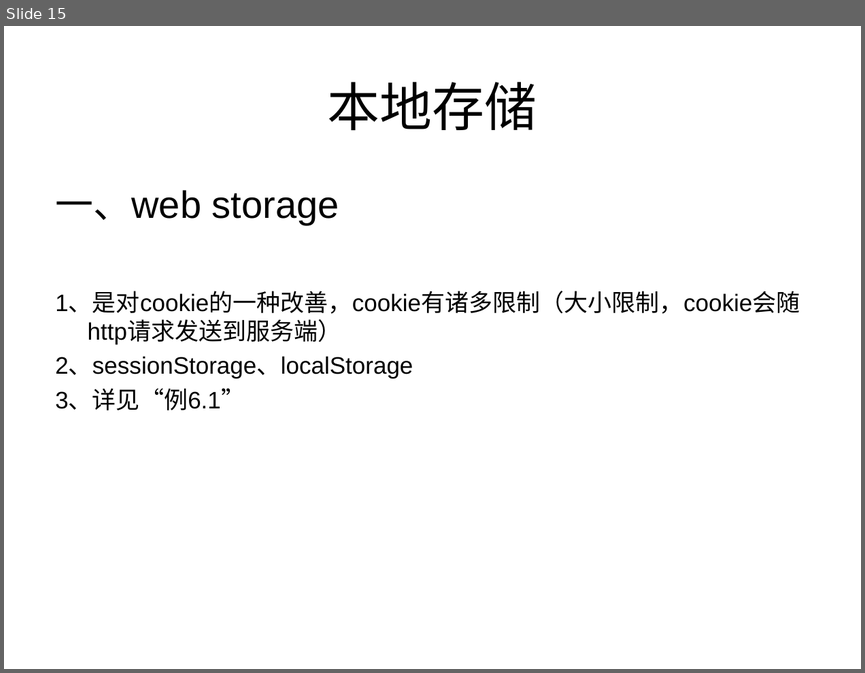
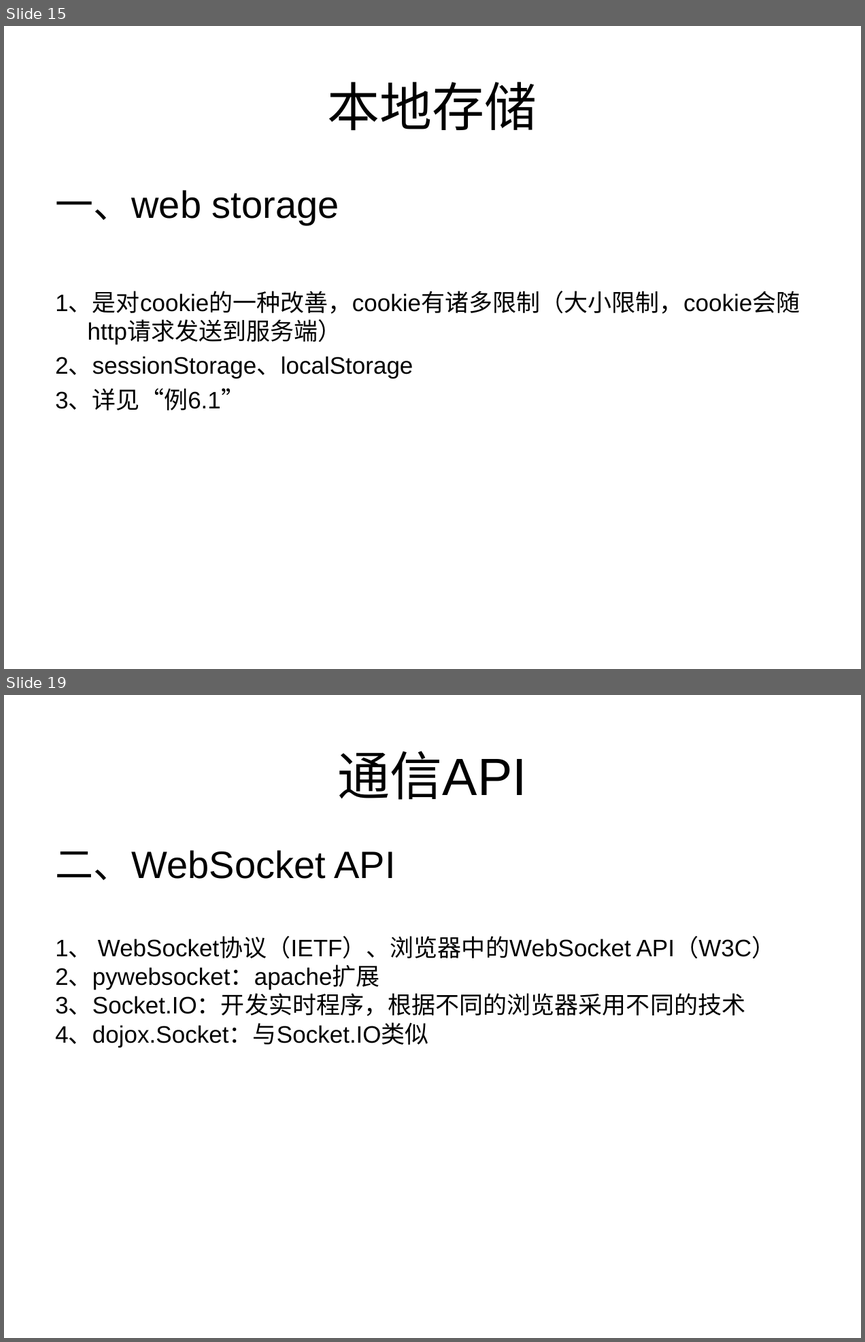
Before and after one commit to testuser2213/tom-wang-manual, a slide deck: manual/html5/share/关于HTML5的分享.ppt. Shown one above the other, each under a label of ours: slide 15 before the commit, slides 15 and 19 after it; the slides between them are not shown. The pictures are 865x673 and 865x1342 pixels, drawn with LibreOffice and Linux fonts; fonts in the diff are those of the drawing. Boxes give left, top, right and bottom in pixels: in the first picture for what was removed or moved away, otherwise in the second. Text is boxed around its words. In the diff, an @@ line names an element or a change of style, - is before the commit and + after.

```diff
--- a/manual/html5/share/关于HTML5的分享.ppt
+++ b/manual/html5/share/关于HTML5的分享.ppt
@@ slide 19 added at (4,695,861,1338), background #FFFFFF @@
@@ title added at (338,751,527,800), 44 pt, text #000000 @@
+通信API
@@ text added at (55,850,776,1047), 20 pt, text #000000 @@
+二、WebSocket API
+1、 WebSocket协议（IETF）、浏览器中的WebSocket API（W3C）
+2、pywebsocket：apache扩展
+3、Socket.IO：开发实时程序，根据不同的浏览器采用不同的技术
+4、dojox.Socket：与Socket.IO类似
```
Also in this commit, not shown: 3 slides changed, 10 other files.
